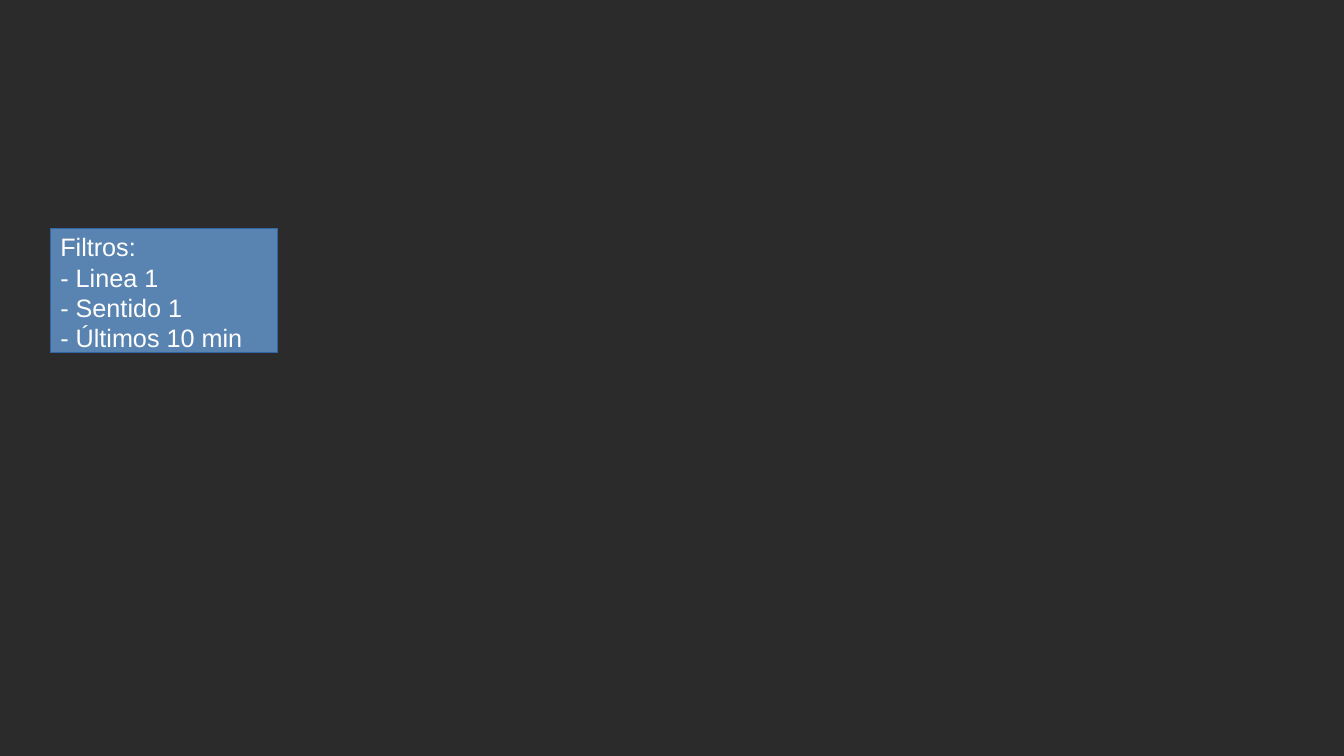
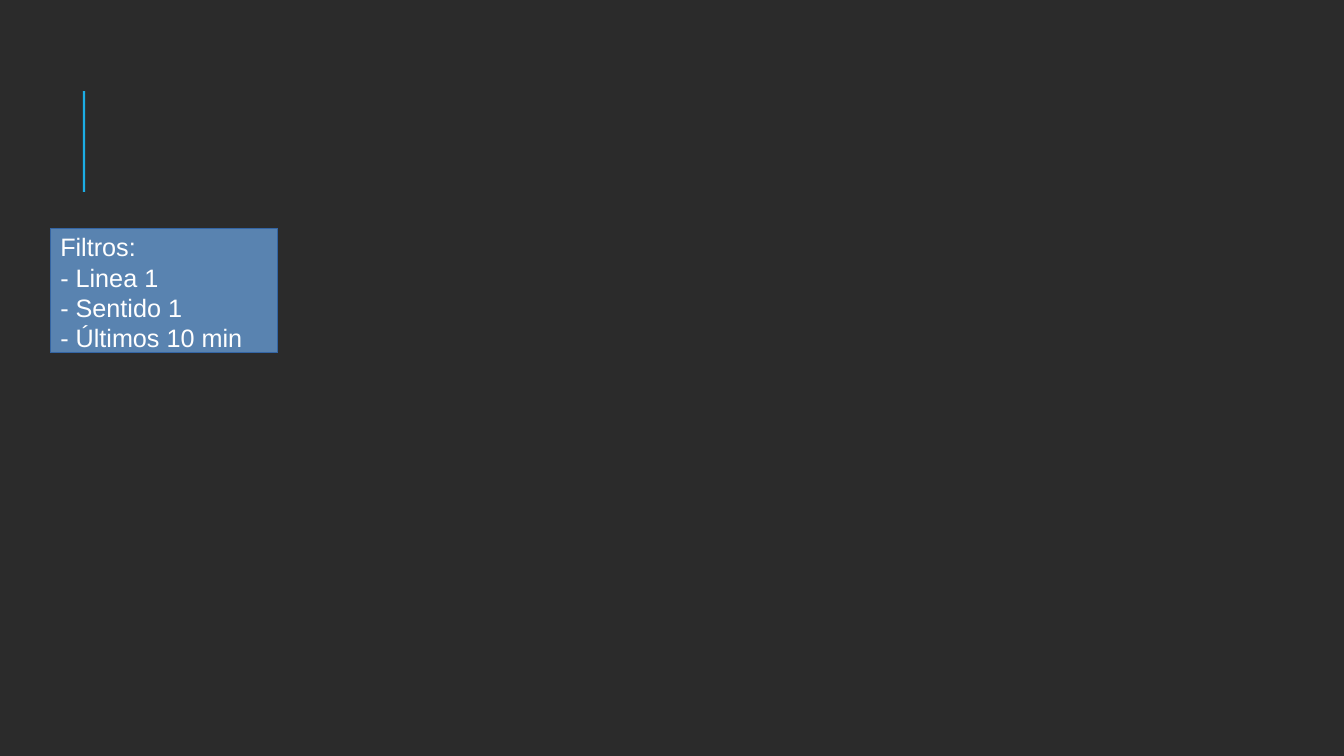
Before and after one commit to EloyBG97/project-big-data, a slide deck: slide 5 of Presentacion.pptx. Drawn at 1344x756 pixels with LibreOffice and Linux fonts; fonts in the diff are those of the drawing; background and template pictures are left out; a plain dark background stands for a picture behind light text. Boxes give left, top, right and bottom in pixels: in the first picture for what was removed or moved away, otherwise in the second. Text is boxed around its words. In the diff, an @@ line names an element or a change of style, - is before the commit and + after.

```diff
--- a/Presentacion.pptx
+++ b/Presentacion.pptx
@@ line added from (84, 192) to (84, 91), #1CADE4 1.5 pt @@
```
Also in this commit, not shown: 2 other slides changed.
